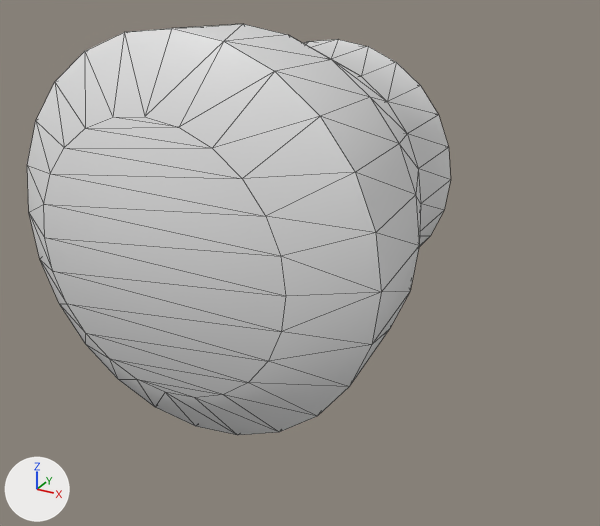
The OBJ model UASGrafkom/Assets/rsquidwardgagangpintu.obj as it was, and as the next commit left it.
The view is the same before and after, from a 50 mm lens placed at (0.404, -0.823, -1.076), pointed at (0.298, -0.63, -1.172). Arrows for +X, +Y and +Z are at lower left; the lights stay in place. Mesh edges are drawn as thin lines. Where no turn or scale is listed for an object, it has been applied to the vertices.

The first picture shows 'instance_8_ID178'.
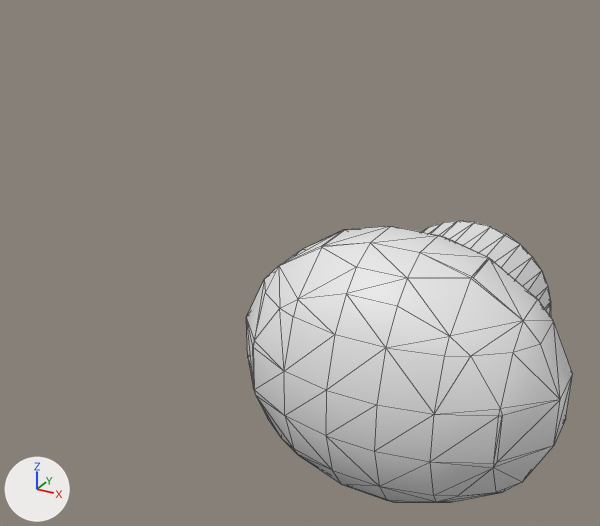
Where the change shows, as pixel boxes [x1, y1, x2, y2] in the pictures (600 x 526 px):
'instance_8_ID178', deleted: before [27, 24, 451, 435]
'Mball', added: after [246, 226, 573, 502]
'Cylinder', added: after [422, 221, 551, 317]

The edits, one by one:
Mesh me_mball is new.
It has 152 vertices, 300 faces and spans x 0.2827..0.3757, y -0.6599..-0.597, z -1.2374..-1.1596.
Mesh me_cylinder is new.
It is a 32-sided cylinder along y spanning x 0.3052..0.3601, y -0.619..-0.5766, z -1.2263..-1.1714.
Object 'instance_8_ID178' (ob_instance_8_id178) is deleted.
Object 'Mball' (ob_mball) is new; it shows me_mball.
Its location is (0.0, 0.0, 0.0).
Object 'Cylinder' (ob_cylinder) is new; it shows me_cylinder.
Its location is (0.0, 0.0, 0.0).
